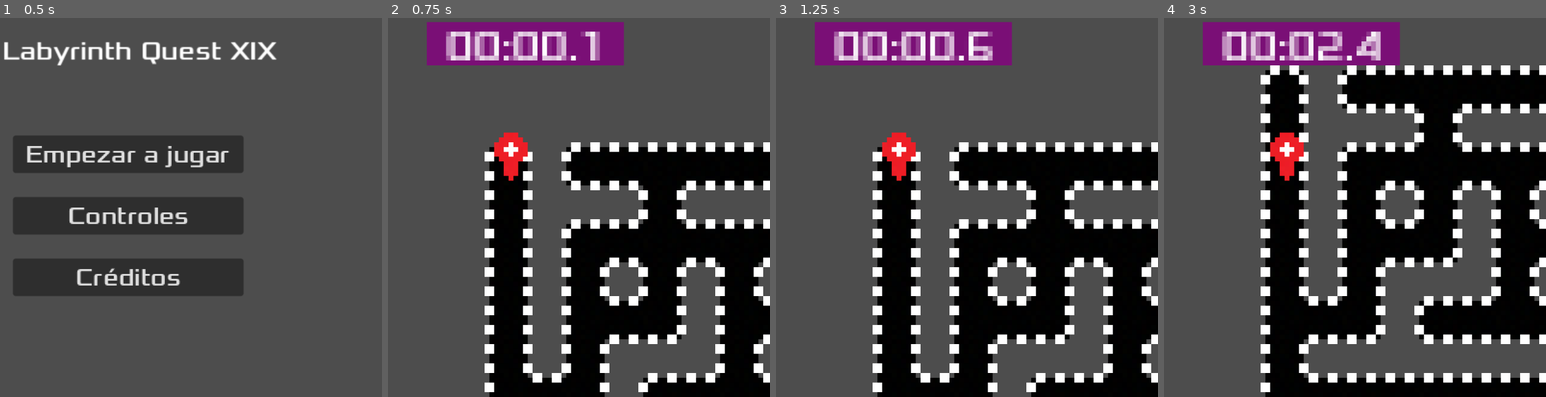
Above: before the commit, frames 1-4 (left to right).
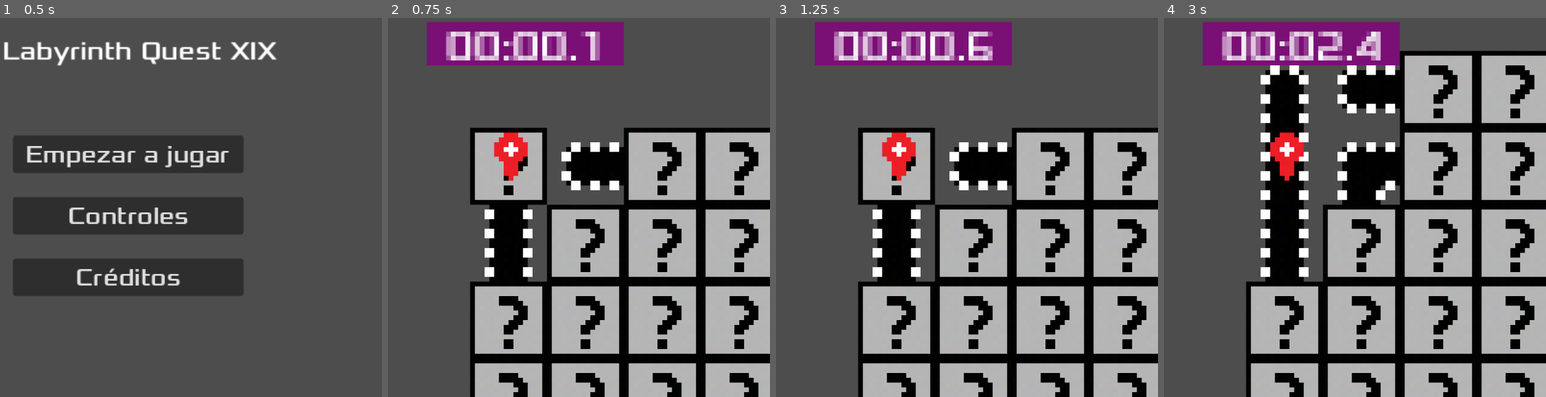
Above: after the commit, the same moments.

Repository: rielgueta/labyrinth
Game: Godot game, scene res://scenes/Inicio.tscn
The game is run twice, just before and just after one commit, with the same random seed, the same clock (stepped at 60 frames per second) and the same inputs.
Inputs:
- Up to frame 1 (0.5 s): no input
- Up to frame 2 (0.75 s): click "Empezar a jugar" at 0.5 s
- Up to frame 3 (1.25 s): no input
- Up to frame 4 (3 s): tap Enter at 1.25 s; hold Right (ui_right) 1.28-2.03 s; hold Down (ui_down) 2.03-2.78 s; hold Right (ui_right) from 2.78 s (still down)

Frame 1 is identical in both runs. In frame 2, 39% of the frame differs, in the area x 21-100%, y 28-100%; in frame 3, 39%; in frame 4, 43%, in the area x 21-100%, y 8-100%.

Commit message:
implemented "fog of war"

Diff:
--- a/Scripts/Game.gd
+++ b/Scripts/Game.gd
@@ -7,11 +7,12 @@
 func _ready():
 	# Generamos el laberinto
 	$Laberinto.generar_laberinto(ancho_laberinto)
-
+	$Laberinto.esconder(ancho_laberinto)
 	# Creamos la salida
 	var salida = randi_range(0, ancho_laberinto-1)
 	$Laberinto.modificar_celda(Vector2i(salida, ancho_laberinto-1), 2)
 	$Salida.position = Vector2i(salida*grid_size, ancho_laberinto*grid_size+3)
+	$Laberinto.mostrar(Vector2i.ZERO)
 
 func _on_salida_body_entered(body):
 	game_over.emit()
@@ -19,3 +20,7 @@
 
 func _change_to_game_over():
 	get_tree().change_scene_to_file("res://scenes/GameOver.tscn")
+
+
+func _on_player_moved():
+	$Laberinto.mostrar(($Player.position)/grid_size)
--- /dev/null
+++ b/Scripts/Hidden.gd
@@ -0,0 +1,9 @@
+extends TileMap
+
+func esconder(ancho):
+	for i in range(ancho):
+		for j in range(ancho):
+			set_cell(1, Vector2i(i, j), 0, Vector2i.ZERO)
+
+func mostrar(coords:Vector2i):
+	erase_cell(1, Vector2i(coords)-Vector2i(1,0))
--- a/Scripts/Player.gd
+++ b/Scripts/Player.gd
@@ -1,4 +1,4 @@
-extends RigidBody2D
+extends Node2D
 var grid_size = 16
 var walk_trough_walls = false
 
@@ -29,10 +29,10 @@
 	move(direction)
 
 func move(dir):
-	moved.emit()
 	# Lanza un "rayo laser" en la dirección en la que se quiere mover y si no colisiona con nada...
 	$RayCast2D.target_position = dir*(grid_size*2-4)
 	$RayCast2D.force_raycast_update()
 	if not $RayCast2D.is_colliding() or walk_trough_walls:
 		# Entonces se mueve una celda (El tamaño de la celda)
 		position += dir*grid_size
+		moved.emit()
--- a/Scripts/tilemap.gd
+++ b/Scripts/tilemap.gd
@@ -195,6 +195,17 @@
 	var coord_atlas = convert_to_cell(mov)
 	set_cell(0,coordenadas, 0, coord_atlas)
 
+func esconder(ancho):
+	for i in range(ancho):
+		for j in range(ancho):
+			set_cell(1, Vector2i(i, j), 1, Vector2i.ZERO)
+
+func mostrar(coords:Vector2i):
+	erase_cell(1, coords-Vector2i.LEFT)
+	erase_cell(1, coords-Vector2i.RIGHT)
+	erase_cell(1, coords-Vector2i.UP)
+	erase_cell(1, coords-Vector2i.DOWN)
+
 func create_2d_array(width, height, value):
 	var a = []
 
--- a/Tilesets/tilemap.tres
+++ b/Tilesets/tilemap.tres
@@ -1,6 +1,7 @@
-[gd_resource type="TileSet" load_steps=3 format=3 uid="uid://dnrll7emphamq"]
+[gd_resource type="TileSet" load_steps=5 format=3 uid="uid://dnrll7emphamq"]
 
 [ext_resource type="Texture2D" uid="uid://bwq7sxsdmgv0r" path="res://Tilesets/tilesetcuadradoOrdenado.png" id="1_qltth"]
+[ext_resource type="Texture2D" uid="uid://bdu3n66blqa6r" path="res://Art/question.png" id="2_ix5cg"]
 
 [sub_resource type="TileSetAtlasSource" id="TileSetAtlasSource_p8ru0"]
 texture = ExtResource("1_qltth")
@@ -70,6 +71,13 @@
 3:3/0/physics_layer_0/linear_velocity = Vector2(0, 0)
 3:3/0/physics_layer_0/angular_velocity = 0.0
 
+[sub_resource type="TileSetAtlasSource" id="TileSetAtlasSource_e3agx"]
+texture = ExtResource("2_ix5cg")
+0:0/0 = 0
+0:0/0/physics_layer_0/linear_velocity = Vector2(0, 0)
+0:0/0/physics_layer_0/angular_velocity = 0.0
+
 [resource]
 physics_layer_0/collision_layer = 1
 sources/0 = SubResource("TileSetAtlasSource_p8ru0")
+sources/1 = SubResource("TileSetAtlasSource_e3agx")
--- a/scenes/Game.tscn
+++ b/scenes/Game.tscn
@@ -16,6 +16,14 @@
 ancho_laberinto = 20
 
 [node name="Laberinto" parent="." instance=ExtResource("1_7o2eb")]
+layer_0/name = "Laberinto"
+layer_1/name = "Desconocido"
+layer_1/enabled = true
+layer_1/modulate = Color(1, 1, 1, 1)
+layer_1/y_sort_enabled = false
+layer_1/y_sort_origin = 0
+layer_1/z_index = 0
+layer_1/tile_data = PackedInt32Array(0, 1, 0, 1, 1, 0, 2, 1, 0, 3, 1, 0, 4, 1, 0, 5, 1, 0, 6, 1, 0, 65542, 1, 0, 65541, 1, 0, 65540, 1, 0, 65539, 1, 0, 65538, 1, 0, 65537, 1, 0, 65536, 1, 0, 131072, 1, 0, 131073, 1, 0, 131074, 1, 0, 131075, 1, 0, 131076, 1, 0, 131077, 1, 0, 131078, 1, 0, 196614, 1, 0, 196613, 1, 0, 196612, 1, 0, 196611, 1, 0, 196610, 1, 0, 196609, 1, 0, 196608, 1, 0, 262144, 1, 0, 262145, 1, 0, 262146, 1, 0, 262147, 1, 0, 262148, 1, 0, 262149, 1, 0, 262150, 1, 0, 327686, 1, 0, 327685, 1, 0, 327684, 1, 0, 327683, 1, 0, 327682, 1, 0, 327681, 1, 0, 327680, 1, 0, 393216, 1, 0, 393217, 1, 0, 393218, 1, 0, 393219, 1, 0, 393220, 1, 0, 393221, 1, 0, 458757, 1, 0, 458758, 1, 0, 393222, 1, 0, 458756, 1, 0, 458755, 1, 0, 458754, 1, 0, 458753, 1, 0, 458752, 1, 0)
 "tamaño_laberinto" = 20
 
 [node name="Player" parent="." instance=ExtResource("2_t7khs")]
@@ -69,14 +77,14 @@
 script = ExtResource("4_ur3wm")
 
 [node name="CollisionShape2D" type="CollisionShape2D" parent="Salida"]
-position = Vector2(8, 8)
+position = Vector2(9, 8)
 shape = SubResource("RectangleShape2D_4lkjs")
 
 [node name="Debug" type="Camera2D" parent="."]
 enabled = false
 
 [connection signal="game_over" from="." to="Player/Camera2D/UI/ScoreLabel" method="_on_game_over"]
-[connection signal="body_entered" from="Player" to="." method="_on_player_body_entered"]
+[connection signal="moved" from="Player" to="." method="_on_player_moved"]
 [connection signal="change_scene_game_over" from="Player/Camera2D/UI/ScoreLabel" to="." method="_change_to_game_over"]
 [connection signal="timeout" from="ScoreTimer" to="Player/Camera2D/UI/ScoreLabel" method="decisecond_passed"]
 [connection signal="body_entered" from="Salida" to="." method="_on_salida_body_entered"]
--- a/scenes/player.tscn
+++ b/scenes/player.tscn
@@ -1,13 +1,9 @@
-[gd_scene load_steps=4 format=3 uid="uid://ctksfnssr53yy"]
+[gd_scene load_steps=3 format=3 uid="uid://ctksfnssr53yy"]
 
 [ext_resource type="Script" path="res://Scripts/Player.gd" id="1_nksy3"]
 [ext_resource type="Texture2D" uid="uid://cychlyva16ia6" path="res://Art/map_pointer.png" id="2_uku1f"]
 
-[sub_resource type="RectangleShape2D" id="RectangleShape2D_myx0o"]
-size = Vector2(5, 4)
-
-[node name="Player" type="RigidBody2D"]
-gravity_scale = 0.0
+[node name="Node2D" type="Node2D"]
 script = ExtResource("1_nksy3")
 
 [node name="RayCast2D" type="RayCast2D" parent="."]
@@ -19,7 +15,3 @@
 texture_filter = 1
 texture = ExtResource("2_uku1f")
 centered = false
-
-[node name="CollisionShape2D" type="CollisionShape2D" parent="."]
-position = Vector2(7.5, 7)
-shape = SubResource("RectangleShape2D_myx0o")
Binary file added: Art/question.png
Not shown, added: Art/question.png.import
